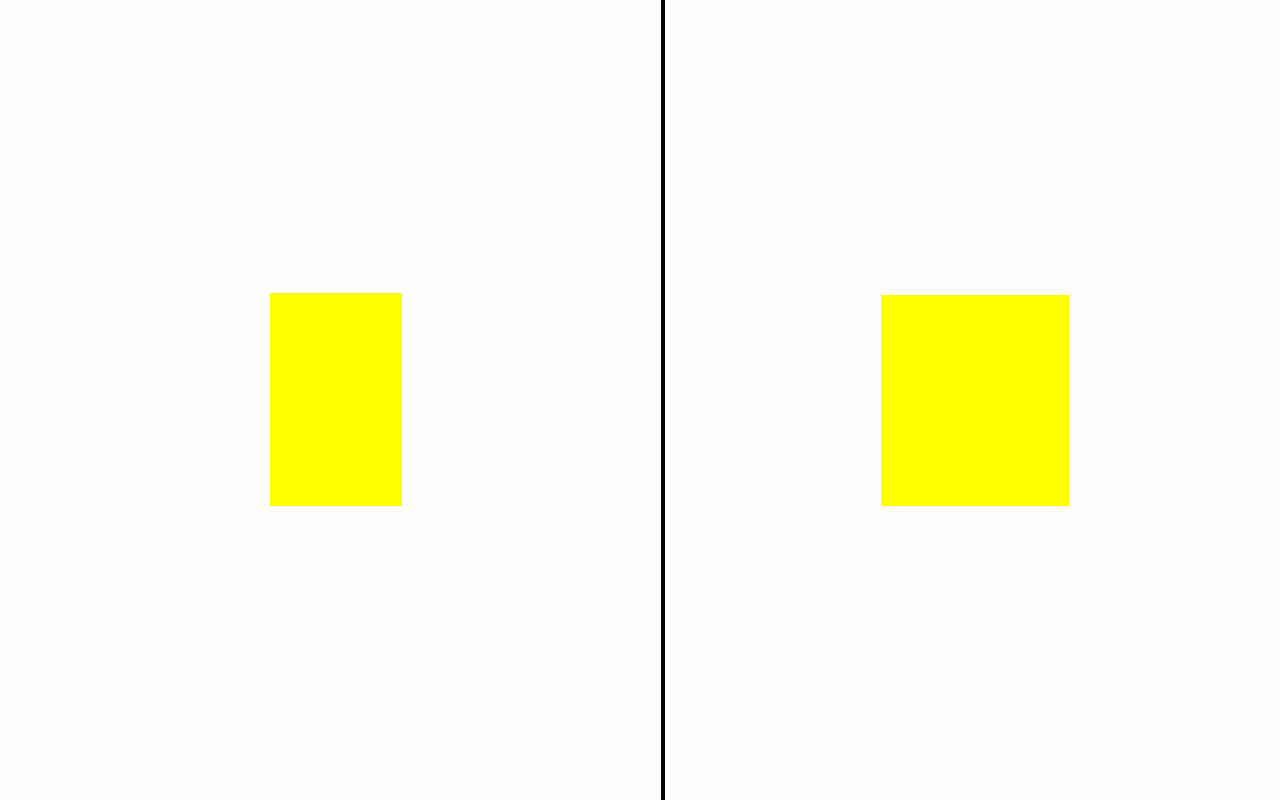
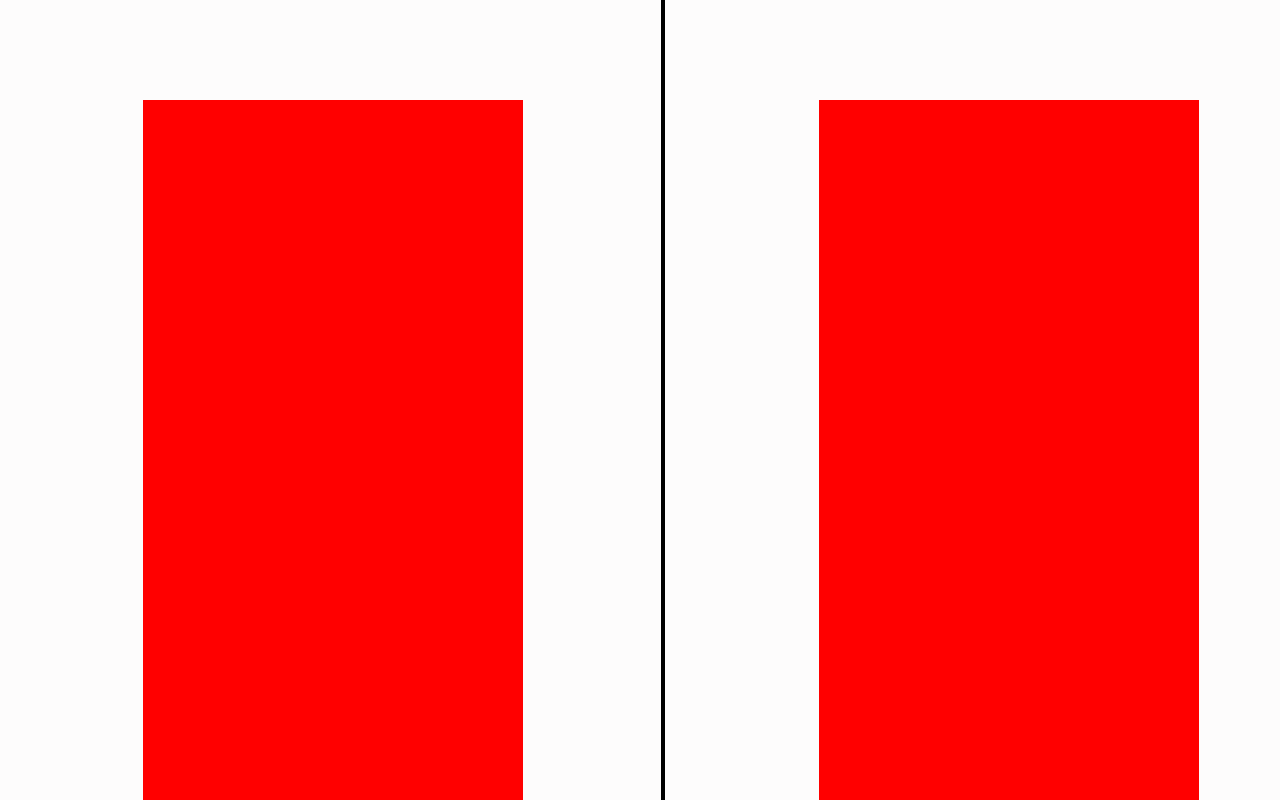
Layered file, before and after one edit (1280 × 800). Changes by layer:
renamed "spriteCallGirl" to "girlCall", painted on it over [819, 100, 1199, 800]
renamed "spriteCall" to "expCall", painted on it over [143, 100, 523, 800]
